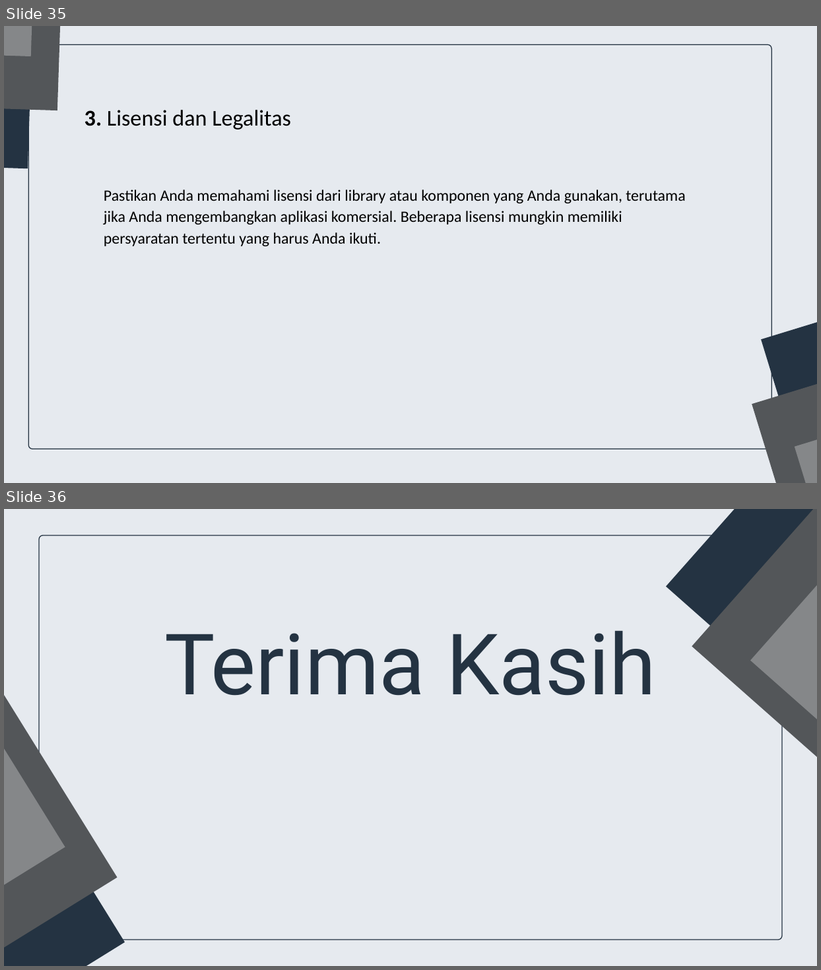
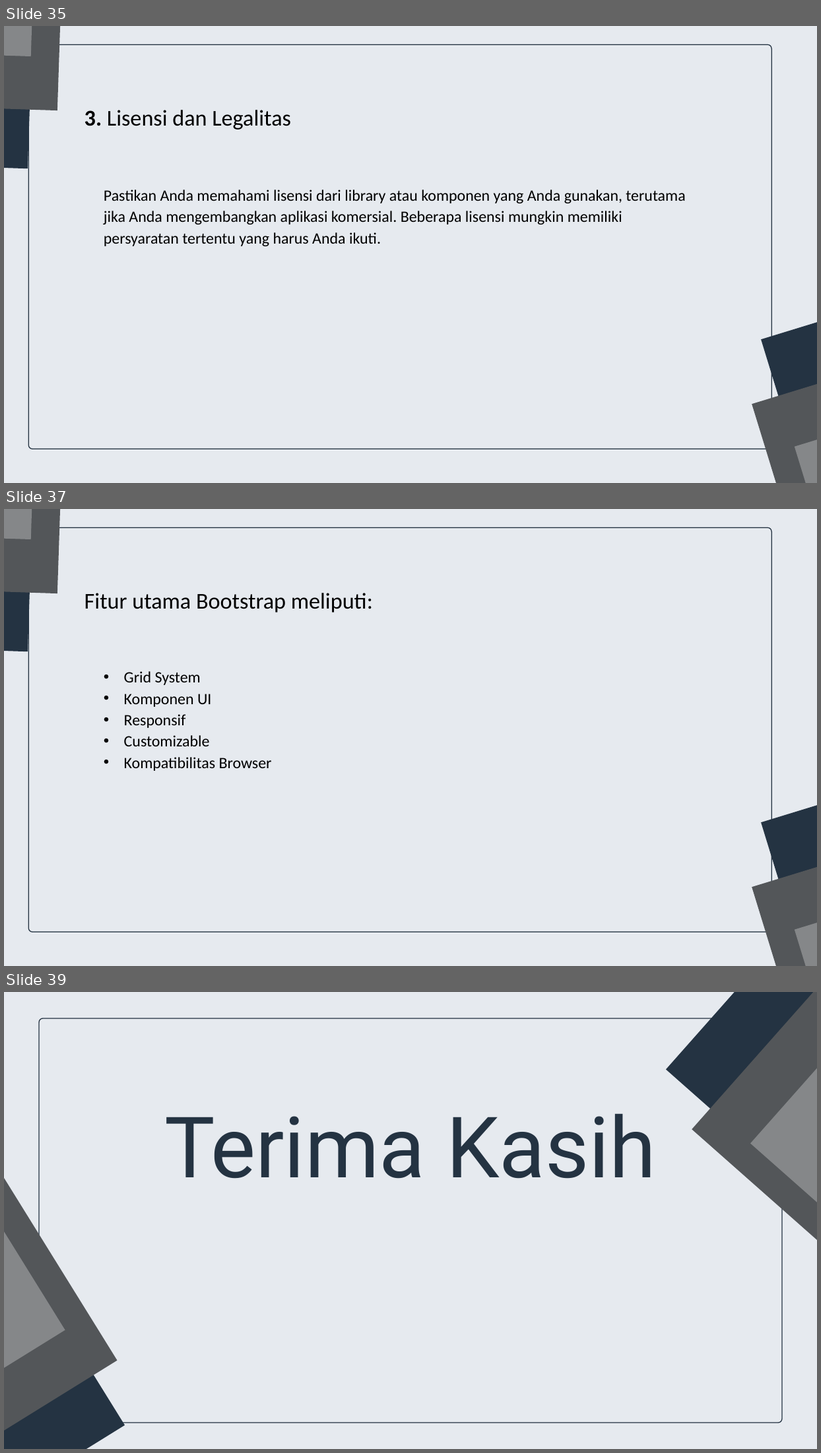
Before and after one commit to gemafajar09/bnsp-junior-web, a slide deck: junior-web-dev.pptx. Shown one above the other, each under a label of ours: slides 35 and 36 before the commit, slides 35, 37 and 39 after it; the slides between them are not shown. The pictures are 821x970 and 821x1453 pixels, drawn with LibreOffice and Linux fonts; fonts in the diff are those of the drawing. Boxes give left, top, right and bottom in pixels: in the first picture for what was removed or moved away, otherwise in the second. Text is boxed around its words. In the diff, an @@ line names an element or a change of style, - is before the commit and + after.

```diff
--- a/junior-web-dev.pptx
+++ b/junior-web-dev.pptx
@@ slide 37 added at [4, 509, 817, 966], background #E6EAEF @@
@@ freeform shape added at [4, 509, 36, 652], fill #243342 @@
@@ freeform shape added at [4, 509, 65, 593], fill #535659 @@
@@ freeform shape added at [4, 509, 39, 539], fill #858789 @@
@@ freeform shape added at [28, 527, 772, 932], fill #E6EAEF, outline #243342 1.5 pt @@
@@ text added at [85, 593, 373, 613], 40 pt, text #000000 @@
+Fitur utama Bootstrap meliputi:
@@ text added at [124, 671, 272, 771], 28 pt, text #000000 @@
+• Grid System
+• Komponen UI
+• Responsif
+• Customizable
+• Kompatibilitas Browser
@@ freeform shape added at [761, 750, 817, 966], fill #243342 @@
@@ freeform shape added at [752, 815, 817, 966], fill #535659 @@
@@ freeform shape added at [795, 857, 817, 966], fill #858789 @@
@@ what was slide 36 is now slide 39 @@
```
Also in this commit, not shown: 2 other slides added, 46 other files.
